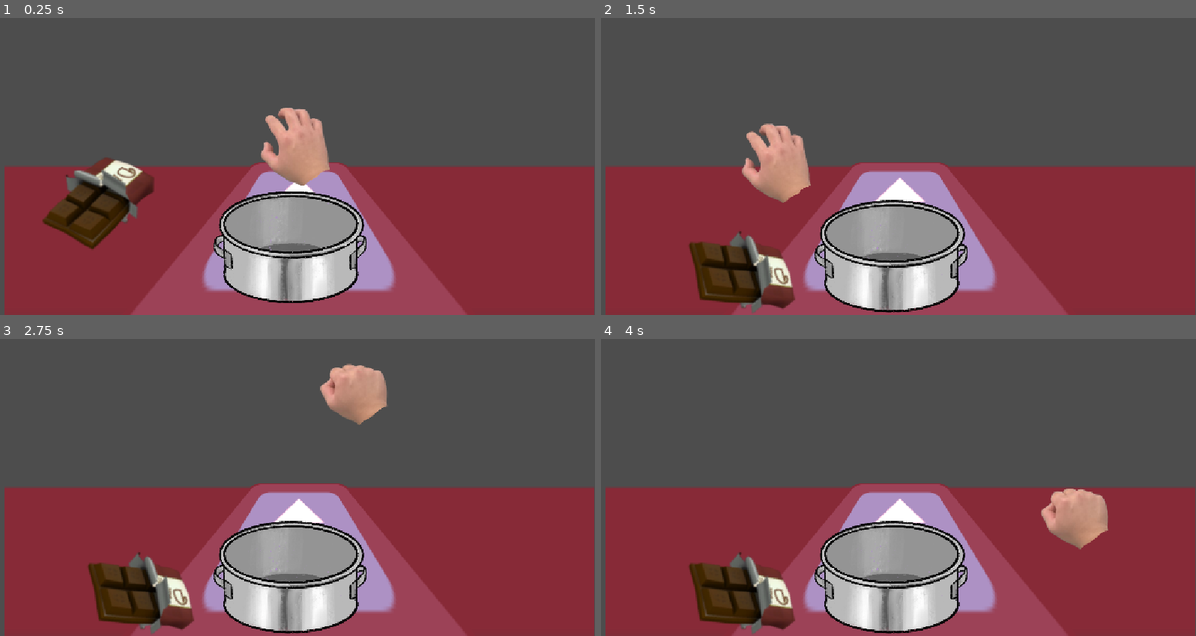
Above: before the commit, frames 1-4 (two rows, left to right).
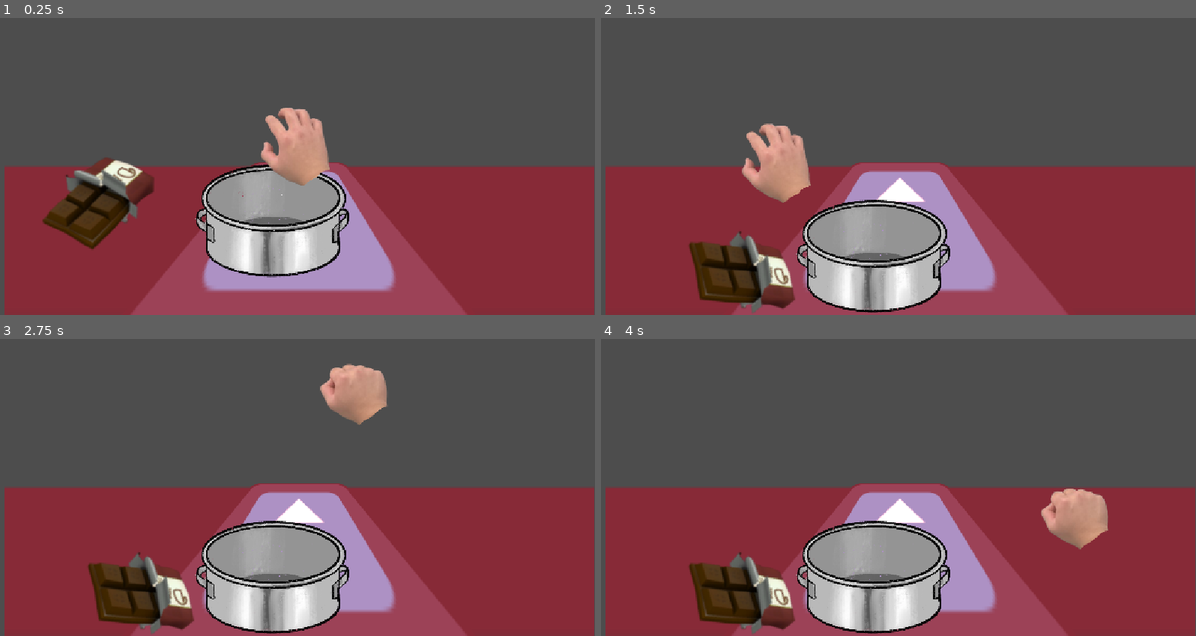
Above: after the commit, the same moments.

Repository: EugeneGLi/HotCocoaForTwo
Game: Godot game, scene res://scenes/kitchen.tscn
Same seed, same stepped clock (60 frames per second), same inputs: the game is played once before the commit and once after it. Before the commit the project starts from res://scenes/demo.tscn. The engine's default icon, where the game draws it, is replaced by a stand-in: a white triangle on a blue panel in a dark square.
Inputs (mouse positions are in pixels of both pictures, inside the frame that each line leads up to):
- Up to frame 1 (0.25 s): no input
- Up to frame 2 (1.5 s): tap Enter (ui_accept) at 0.5, 0.77 s; move the mouse to (1029, 130) at 0.52 s; press the mouse at (1029, 130) at 0.53 s; hold Right (ui_right) from 0.53 s (still down); move the mouse to (773, 163) at 1.27 s; release the mouse at (773, 163) at 1.28 s; click (773, 163) at 1.35 s
- Up to frame 3 (2.75 s): tap Enter (ui_accept) at 1.52, 2 s; move the mouse to (357, 392) at 2.02 s; release Right (ui_right) at 2.03 s; press the mouse at (357, 392) at 2.03 s; hold Left (ui_left) from 2.03 s (still down)
- Up to frame 4 (4 s): tap Enter (ui_accept) at 2.75, 3.02, 3.5, 3.77 s; move the mouse to (868, 535) at 2.77 s; release Left (ui_left) at 2.78 s; release the mouse at (868, 535) at 2.78 s; hold Right (ui_right) from 2.78 s (still down); click (868, 535) at 2.85 s; move the mouse to (1077, 517) at 3.52 s; press the mouse at (1077, 517) at 3.53 s

The runs differ from the first frame. In frame 1, 8.6% of the frame differs, in the area x 32-62%, y 49-96%; in frame 2, 5.6%; in frame 3, 5.6%; in frame 4, 5.6%.

Commit message:
pot

Diff:
--- a/HotCocoaForTwo/scenes/demo.tscn
+++ b/HotCocoaForTwo/scenes/kitchen.tscn
@@ -4,17 +4,13 @@
 [ext_resource type="Texture2D" uid="uid://4q335xxs2p" path="res://icon.svg" id="1_tqfh0"]
 [ext_resource type="Script" uid="uid://d4dbrldky3nna" path="res://scripts/hand.gd" id="1_x0xbu"]
 [ext_resource type="PackedScene" uid="uid://cvacwf6q2s7nr" path="res://scenes/hand.tscn" id="3_l20p6"]
-[ext_resource type="Texture2D" uid="uid://cjeubcy04atf0" path="res://assets/Pot_Empty.png" id="4_b0nem"]
 [ext_resource type="PackedScene" uid="uid://cai0m5xuone5r" path="res://scenes/ingredient.tscn" id="4_vephn"]
+[ext_resource type="PackedScene" uid="uid://oeok82n26im1" path="res://scenes/pot.tscn" id="5_g3o0j"]
 
 [sub_resource type="ShaderMaterial" id="ShaderMaterial_l20p6"]
 shader = ExtResource("1_ba4lm")
 shader_parameter/tex = ExtResource("1_tqfh0")
 shader_parameter/horizon = 6.515
-
-[sub_resource type="CapsuleShape2D" id="CapsuleShape2D_e1qvk"]
-radius = 63.00003
-height = 276.00006
 
 [sub_resource type="RectangleShape2D" id="RectangleShape2D_e1qvk"]
 size = Vector2(1221.5, 191)
@@ -33,18 +29,8 @@
 [node name="Hand" parent="." unique_id=872173790 instance=ExtResource("3_l20p6")]
 position = Vector2(769, 384)
 
-[node name="Bowl2" type="RigidBody2D" parent="." unique_id=310564453]
-position = Vector2(566, 459)
-
-[node name="Sprite2D" type="Sprite2D" parent="Bowl2" unique_id=1276944977]
-position = Vector2(6, 36)
-scale = Vector2(0.45117188, 0.4326172)
-texture = ExtResource("4_b0nem")
-
-[node name="Bowl" type="CollisionShape2D" parent="Bowl2" unique_id=1290470179]
-position = Vector2(2, 60)
-rotation = 1.5707964
-shape = SubResource("CapsuleShape2D_e1qvk")
+[node name="Bowl2" parent="." unique_id=1134803651 instance=ExtResource("5_g3o0j")]
+position = Vector2(532, 408)
 
 [node name="Ingredient" parent="." unique_id=92610464 instance=ExtResource("4_vephn")]
 position = Vector2(199, 404)
--- /dev/null
+++ b/HotCocoaForTwo/scenes/pot.tscn
@@ -0,0 +1,19 @@
+[gd_scene format=3 uid="uid://oeok82n26im1"]
+
+[ext_resource type="Texture2D" uid="uid://cjeubcy04atf0" path="res://assets/Pot_Empty.png" id="1_xu6wc"]
+
+[sub_resource type="CapsuleShape2D" id="CapsuleShape2D_e1qvk"]
+radius = 63.00003
+height = 276.00006
+
+[node name="Bowl2" type="RigidBody2D" unique_id=1134803651]
+
+[node name="Sprite2D" type="Sprite2D" parent="." unique_id=1512527938]
+position = Vector2(6, 36)
+scale = Vector2(0.45117188, 0.4326172)
+texture = ExtResource("1_xu6wc")
+
+[node name="Bowl" type="CollisionShape2D" parent="." unique_id=1478392092]
+position = Vector2(2, 60)
+rotation = 1.5707964
+shape = SubResource("CapsuleShape2D_e1qvk")
--- a/HotCocoaForTwo/scripts/hand.gd
+++ b/HotCocoaForTwo/scripts/hand.gd
@@ -4,7 +4,7 @@
 
 @export var hand:Sprite2D
 @export var handHitBox: Area2D
-
+@export var velocity: Vector2
 @export var handSprites: Dictionary[String, Texture2D] = {
 	"OpenHand" : null,
 	"ClosedHand": null
@@ -20,7 +20,8 @@
 @warning_ignore("unused_parameter")
 func _process(delta: float) -> void:
 	if hand:
-		hand.position = get_local_mouse_position();
+		var new_position = get_local_mouse_position()
+		hand.position = new_position
 
 
 @warning_ignore("unused_parameter")
--- a/HotCocoaForTwo/scripts/ingredient.gd
+++ b/HotCocoaForTwo/scripts/ingredient.gd
@@ -1,12 +1,17 @@
 extends Node2D
+##ingredient
 class_name Ingredient
 
 var isGrabbed = false;
+@onready var rigidBody : RigidBody2D = %GrabbableTemplate
+
+##Document
 @warning_ignore("unused_parameter")
-func _process(_delta: float) -> void:
+func _physics_process(_delta: float) -> void:
 	if isGrabbed:
-		%GrabbableTemplate.global_position = get_global_mouse_position()
+		rigidBody.linear_velocity = Input.get_last_mouse_velocity()
+		rigidBody.angular_velocity = 0
 
+##thing
 func _on_main_thingy_grab_item(info: bool) -> void:
 	isGrabbed = info
-	%GrabbableTemplate.freeze = info
